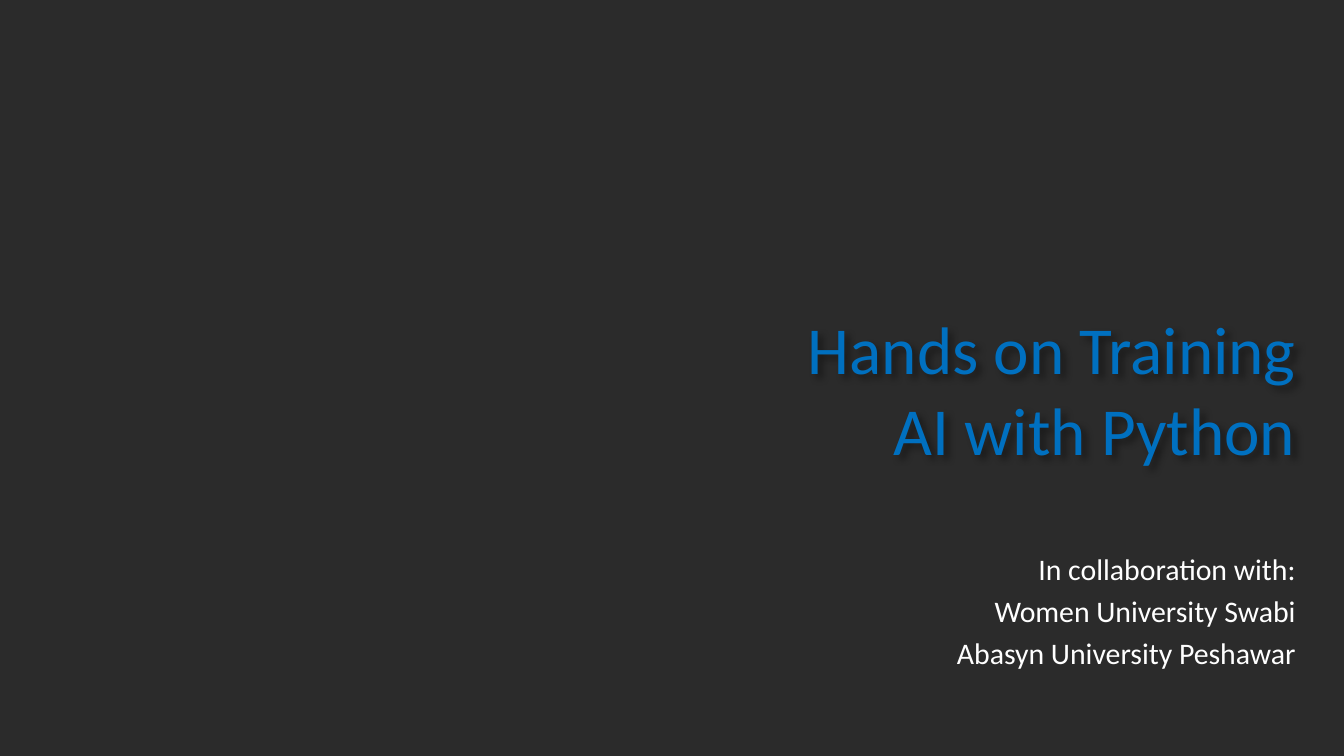
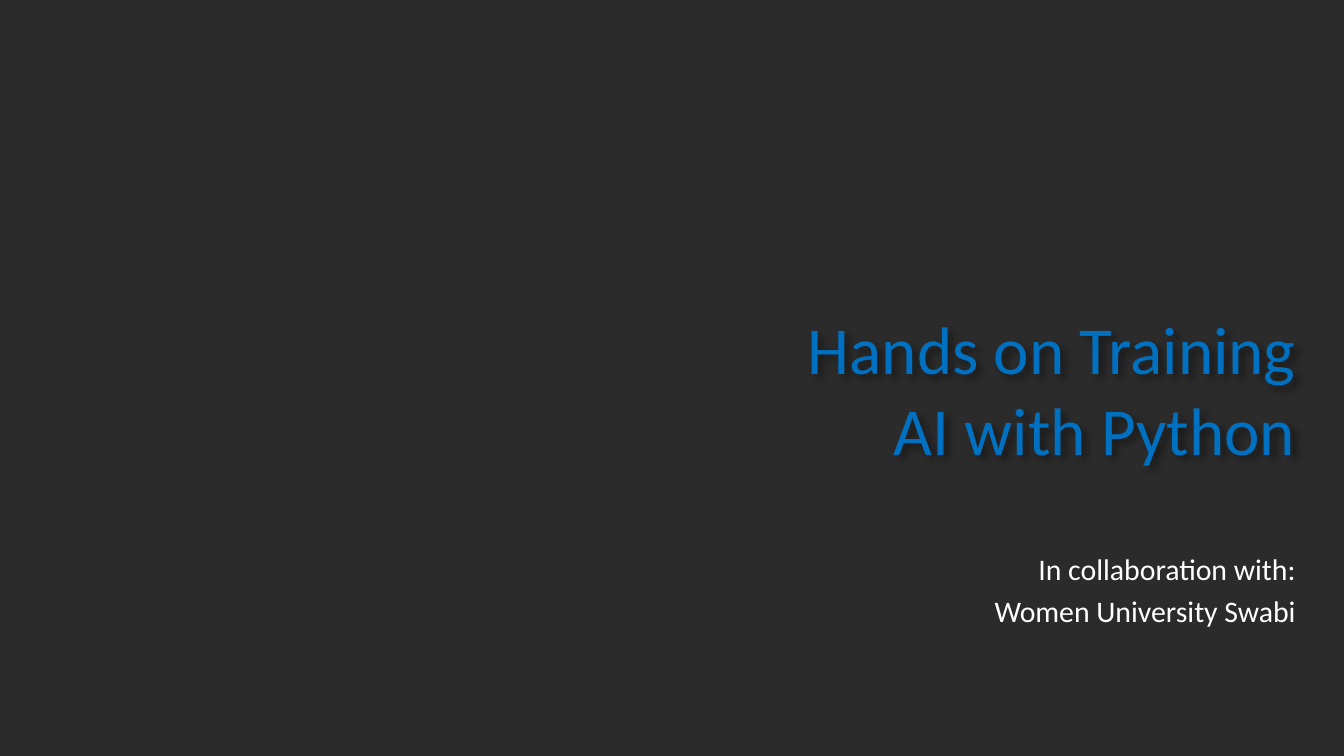
Before and after one commit to adilsheraz/Hands-on-AI-with-Python, a slide deck: slide 1 of Presentations/AI Course Outline.pptx. Drawn at 1344x756 pixels with LibreOffice and Linux fonts; fonts in the diff are those of the drawing; background and template pictures are left out; a plain dark background stands for a picture behind light text. Boxes give left, top, right and bottom in pixels: in the first picture for what was removed or moved away, otherwise in the second. Text is boxed around its words. In the diff, an @@ line names an element or a change of style, - is before the commit and + after.

```diff
--- a/Presentations/AI Course Outline.pptx
+++ b/Presentations/AI Course Outline.pptx
@@ subtitle at [957,643,1295,669]: paragraph removed @@
-Abasyn University Peshawar
```
Also in this commit, not shown: 1 other file.
